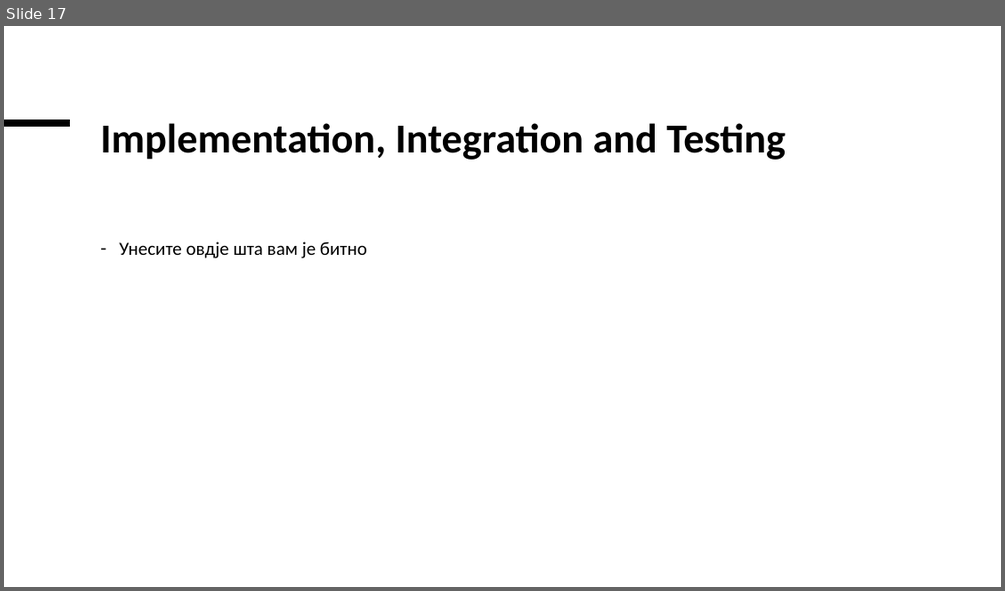
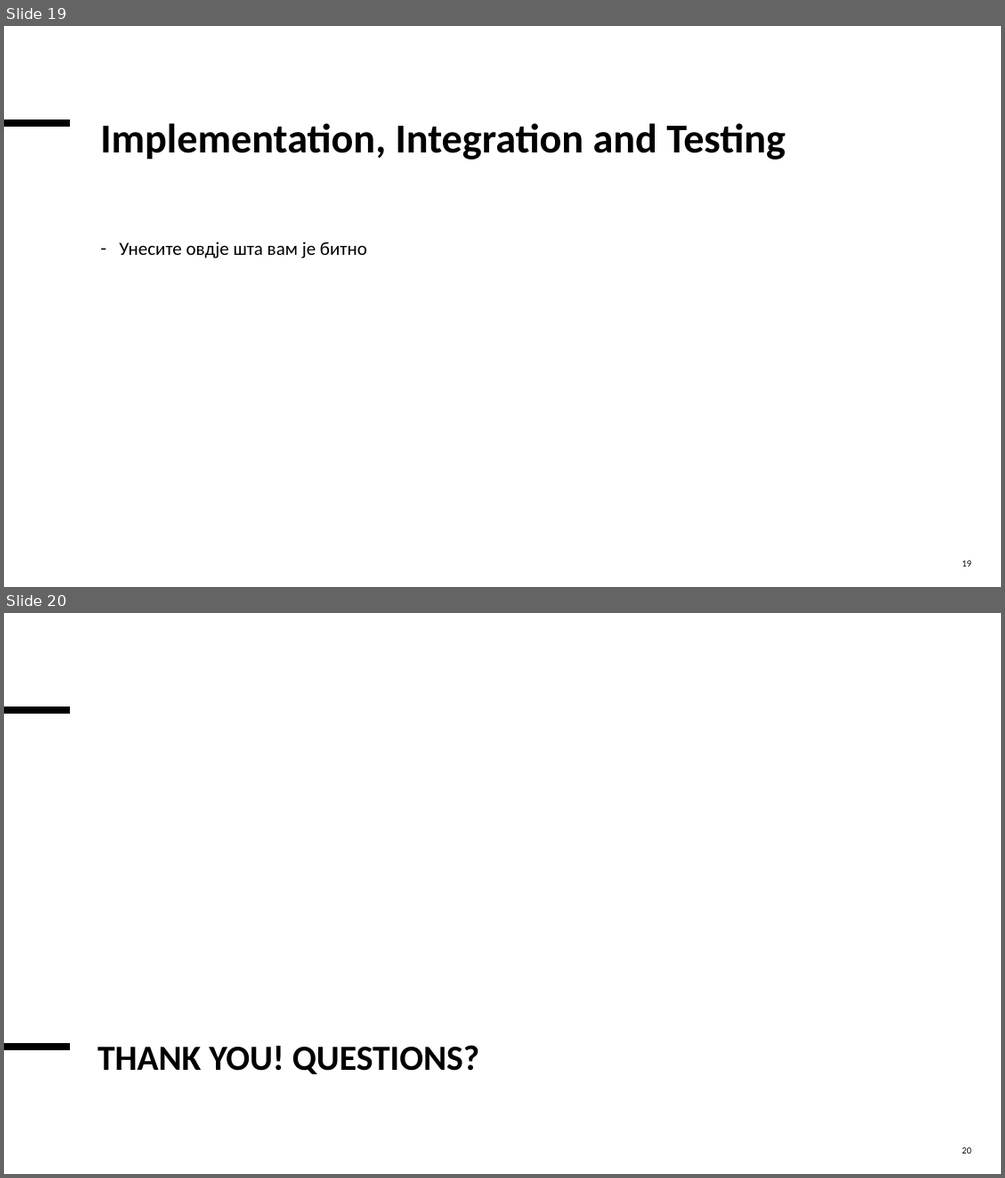
Before and after one commit to EdinZiga/DimicTatalovicZiga, a slide deck: Presentation/Presentation.pptx. Shown one above the other, each under a label of ours: slide 17 before the commit, slides 19 and 20 after it. The pictures are 1005x591 and 1005x1178 pixels, drawn with LibreOffice and Linux fonts; fonts in the diff are those of the drawing; background and template pictures are left out. Boxes give left, top, right and bottom in pixels: in the first picture for what was removed or moved away, otherwise in the second. Text is boxed around its words. In the diff, an @@ line names an element or a change of style, - is before the commit and + after.

```diff
--- a/Presentation/Presentation.pptx
+++ b/Presentation/Presentation.pptx
@@ slide 20 added at <box>4,613,1001,1174</box>, background picture (left out) @@
@@ line added from (4, 710) to (70, 710), #000000 6.75 pt @@
@@ rectangle added at <box>4,987,1001,1174</box>, fill #FFFFFF @@
@@ line added from (4, 1046) to (70, 1046), #000000 6.75 pt @@
@@ title added at <box>97,1045,479,1074</box>, 34 pt, text #000000, bold @@
+THANK YOU! QUESTIONS?
@@ page number added at <box>962,1147,971,1153</box>, 9 pt, text #000000 @@
+20
@@ what was slide 17 is now slide 19 @@
@@ slide 19 changed as well @@
@@ page number added at <box>962,560,971,566</box>, 9 pt, text #000000 @@
+19
```
Also in this commit, not shown: 16 other slides changed, 2 other slides added, 1 other file.
